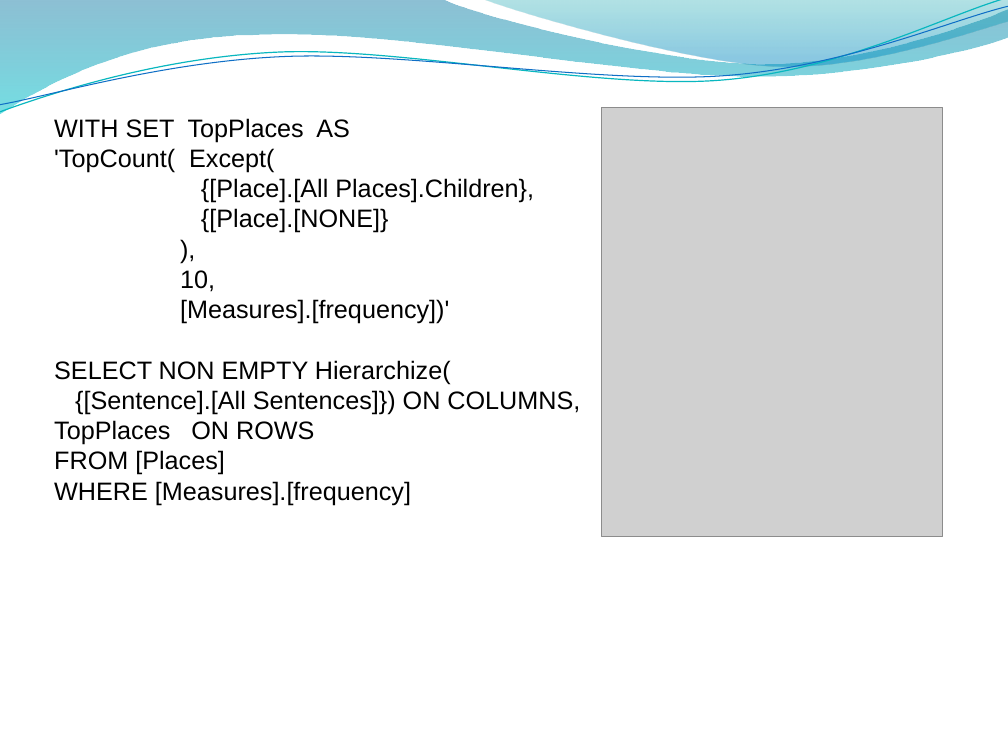
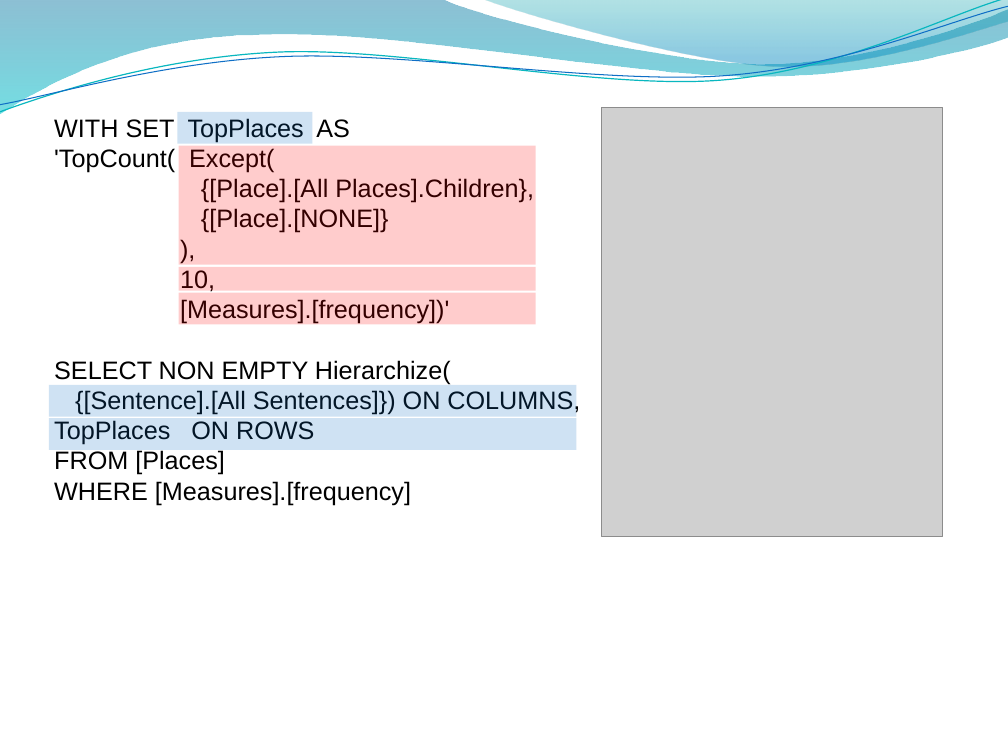
Before and after one commit to edvelezg/unb-dw, a slide deck: slide 32 of project/Presentation/Datawarehousing.pptm. Drawn at 1008x756 pixels with LibreOffice and Linux fonts; fonts in the diff are those of the drawing; grey boxes stand for pictures; background and template pictures are left out. Boxes give left, top, right and bottom in pixels: in the first picture for what was removed or moved away, otherwise in the second. Text is boxed around its words. In the diff, an @@ line names an element or a change of style, - is before the commit and + after.

```diff
--- a/project/Presentation/Datawarehousing.pptm
+++ b/project/Presentation/Datawarehousing.pptm
@@ rectangle added at (x1=177, y1=112, x2=312, y2=143), fill #0F6FC6 at 20% opacity @@
@@ rectangle added at (x1=178, y1=146, x2=535, y2=265), fill #FF0000 at 20% opacity @@
@@ rectangle added at (x1=178, y1=267, x2=535, y2=291), fill #FF0000 at 20% opacity @@
@@ rectangle added at (x1=178, y1=292, x2=535, y2=324), fill #FF0000 at 20% opacity @@
@@ rectangle added at (x1=48, y1=385, x2=576, y2=416), fill #0F6FC6 at 20% opacity @@
@@ rectangle added at (x1=48, y1=418, x2=576, y2=450), fill #0F6FC6 at 20% opacity @@
```
Also in this commit, not shown: 2 other slides changed.
